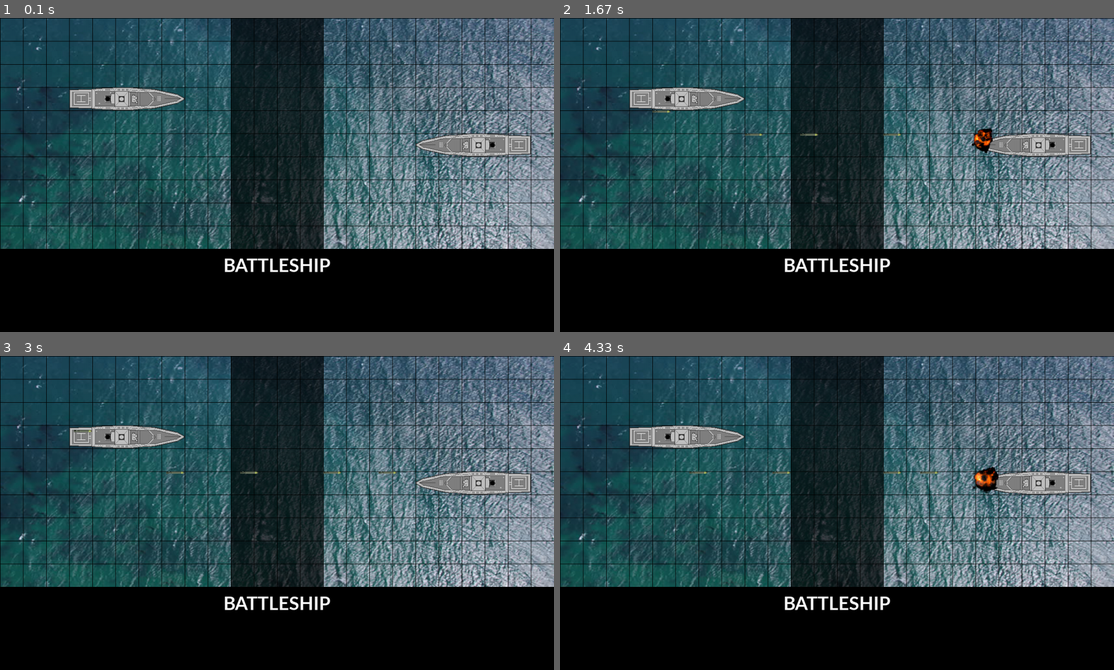
Above: before the commit, frames 1-4 (two rows, left to right).
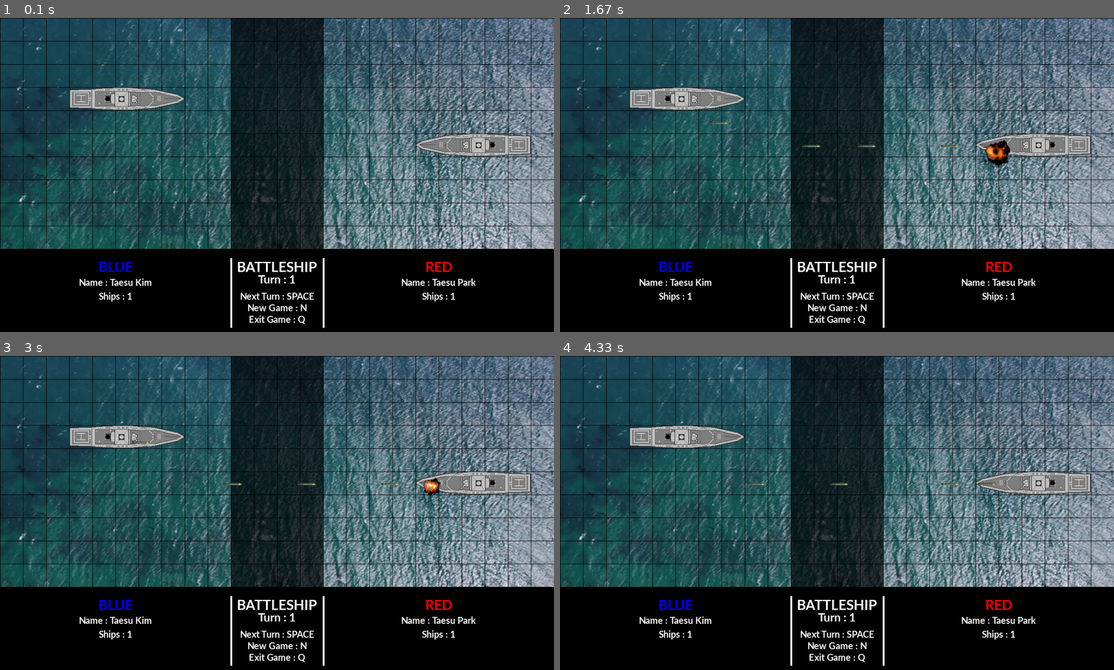
Above: after the commit, the same moments.

Repository: kimts2627/pygame_battleship
Game: pygame game, started from game.py
Two runs of this game, one before a commit and one after it. Both use one fixed random seed, a clock stepped at 60 frames per second and the inputs below.
Inputs:
- Up to frame 1 (0.1 s): no input
- Up to frame 2 (1.67 s): tap Space at 0.33, 0.73, 1.03, 1.23, 1.57 s
- Up to frame 3 (3 s): tap Space at 1.87, 2.07, 2.37, 2.63, 2.97 s
- Up to frame 4 (4.33 s): tap Space at 3.27, 3.4, 3.8, 4.1 s

The runs differ from the first frame. In frame 1, 1.9% of the frame differs, in the area x 14-86%, y 76-99%; in frame 2, 2.5%, in the area x 14-86%, y 29-99%; in frame 3, 2.2%; in frame 4, 2.3%.

Commit message:
[Frontend] <feature>: Add text at bottom
하단 게임 메뉴와 플레이어 상황판에 텍스트를 생성 하였습니다.
남은 배의 수에따라 동적으로 변하는 변수가 할당 되었습니다.

Diff:
--- /dev/null
+++ b/ai_blue.py
@@ -0,0 +1,2 @@
+# class BlueAi:
+#   def __init__(self, map):
--- a/game.py
+++ b/game.py
@@ -1,19 +1,17 @@
 import pygame as pg
 import sys
+import random
 from os import path
 from globals import *
-import random
+from ai_blue import *
+from ai_red import *
 
 pg.init()
 clock = pg.time.Clock()
-my_font = pg.font.SysFont('latobold', 40, True, False)
-message_title = my_font.render(TITLE, True, WHITE)
-title_rect = message_title.get_rect()
-title_rect.centerx = round(WIDTH / 2)
-title_rect.y = 510
-screen = pg.display.set_mode((WIDTH, HEIGHT))
-background = pg.image.load('images/background.jpeg')
-pg.display.set_caption('BATTLE-SHIP')
+turn = 1
+my_font = pg.font.SysFont('latobold', 30, True, False)
+my_font_2 = pg.font.SysFont('latobold', 25, True, False)
+my_font_3 = pg.font.SysFont('latobold', 20, True, False)
 
 back_group = pg.sprite.Group()
 red_ships = pg.sprite.Group()
@@ -21,6 +19,94 @@
 missile_group = pg.sprite.Group()
 effect_group = pg.sprite.Group()
 
+# title of game
+message_title = my_font.render(TITLE, True, WHITE)
+title_rect = message_title.get_rect()
+title_rect.centerx = round(WIDTH / 2)
+title_rect.y = 520
+# game current turn
+message_turn = my_font_2.render(TURN + f'{turn}', True, WHITE)
+turn_rect = message_turn.get_rect()
+turn_rect.centerx = round(WIDTH / 2)
+turn_rect.y = 550
+# turn progress guide
+message_next_turn = my_font_3.render(NEXT_TURN, True, WHITE)
+next_turn_rect = message_next_turn.get_rect()
+next_turn_rect.centerx = round(WIDTH / 2)
+next_turn_rect.y = 590
+# new game guide
+message_new_game = my_font_3.render(NEWGAME, True, WHITE)
+new_game_rect = message_new_game.get_rect()
+new_game_rect.centerx = round(WIDTH / 2)
+new_game_rect.y = 615
+# exit game guide
+message_exit_game = my_font_3.render(ENDGAME, True, WHITE)
+exit_game_rect = message_exit_game.get_rect()
+exit_game_rect.centerx = round(WIDTH / 2)
+exit_game_rect.y = 640
+# BLUE
+message_blue = my_font.render(BLUE_TEAM, True, BLUE)
+blue_rect = message_blue.get_rect()
+blue_rect.centerx = 250
+blue_rect.y = 520
+# BLUE_NAME
+blue_name = 'Taesu Kim'
+message_blue_name = my_font_3.render(PLAYER_NAME + blue_name, True, WHITE)
+blue_name_rect = message_blue_name.get_rect()
+blue_name_rect.centerx = 250
+blue_name_rect.y = 560
+# BLUE_SHIPS
+message_blue_ships = my_font_3.render(LEFT_SHIPS + str(len(blue_ships.sprites())), True, WHITE)
+blue_ships_rect = message_blue_ships.get_rect()
+blue_ships_rect.centerx = 250
+blue_ships_rect.y = 590
+# RED
+message_red = my_font.render(RED_TEAM, True, RED)
+red_rect = message_red.get_rect()
+red_rect.centerx = 950
+red_rect.y = 520
+# RED_NAME
+red_name = 'Taesu Park'
+message_red_name = my_font_3.render(PLAYER_NAME + red_name, True, WHITE)
+red_name_rect = message_red_name.get_rect()
+red_name_rect.centerx = 950
+red_name_rect.y = 560
+# RED_SHIPS
+message_red_ships = my_font_3.render(LEFT_SHIPS + str(len(red_ships.sprites())), True, WHITE)
+red_ships_rect = message_red_ships.get_rect()
+red_ships_rect.centerx = 950
+red_ships_rect.y = 590
+# SCREEN
+screen = pg.display.set_mode((WIDTH, HEIGHT))
+background = pg.image.load('images/background.jpeg')
+pg.display.set_caption('BATTLE-SHIP')
+
+def draw_text():
+    screen.blit(message_title, title_rect)
+    screen.blit(message_new_game, new_game_rect)
+    screen.blit(message_turn, turn_rect)
+    screen.blit(message_next_turn, next_turn_rect)
+    screen.blit(message_exit_game, exit_game_rect)
+
+    pg.draw.line(screen, WHITE, [500, 520], [500, 670], 4)
+    pg.draw.line(screen, WHITE, [700, 520], [700, 670], 4)
+
+    screen.blit(message_blue, blue_rect)
+    screen.blit(message_blue_name, blue_name_rect)
+    message_blue_ships = my_font_3.render(LEFT_SHIPS + str(len(blue_ships.sprites())), True, WHITE)
+    screen.blit(message_blue_ships, blue_ships_rect)
+    screen.blit(message_red, red_rect)
+    screen.blit(message_red_name, red_name_rect)
+    message_red_ships = my_font_3.render(LEFT_SHIPS + str(len(red_ships.sprites())), True, WHITE)
+    screen.blit(message_red_ships, red_ships_rect)
+
+
+def game_init():
+    ai_blue = MyAi('blue', '김태수')
+    ai_red = MyAi('red', '박태수')
+    ai_blue.ai_init()
+    ai_red.ai_init()
+
 class Missile(pg.sprite.Sprite):
     def __init__(self, col, row, team, target):
         pg.sprite.Sprite.__init__(self)
@@ -35,8 +121,8 @@
 
     def update(self):
         print('update!')
-        x = self.target.x
-        y = self.target.y
+        x = self.target.x + 25
+        y = self.target.y + 25
         if self.rect.x != x:
             print(f'x는 {self.rect.x}')
             if self.rect.x > x:
@@ -59,16 +145,17 @@
     def __init__(self, col, row):
         pg.sprite.Sprite.__init__(self)
         self.current_img = 1
-        self.image = pg.image.load(path.join('images', 'effects', f'explode{self.current_img}.png')).convert_alpha()
+        self.image = pg.image.load(path.join('images', 'explode', f'explode{self.current_img}.png')).convert_alpha()
         self.rect = self.image.get_rect()
         self.rect.centerx = col
         self.rect.centery = row
+
     def update(self):
-        if self.current_img < 8:
+        if self.current_img < 16:
             self.current_img += 1
-        elif self.current_img == 8:
+        elif self.current_img == 16:
             effect_group.empty()
-        self.image = pg.image.load(path.join('images', 'effects', f'explode{self.current_img}.png')).convert_alpha()
+        self.image = pg.image.load(path.join('images', 'explode', f'explode{self.current_img}.png')).convert_alpha()
 
 class Ship(pg.sprite.Sprite):
     def __init__(self, col, row, team):
@@ -79,12 +166,16 @@
         self.rect = self.image.get_rect()
         self.rect.x = col
         self.rect.y = row
-        self._layer = 1
+        self.status = 'normal'
+
     def attack(self, target):
-        x = self.rect.x
-        y = self.rect.y
+        x = self.rect.centerx
+        y = self.rect.centery
         missile = Missile(x, y, self.team, target)
         missile_group.add(missile)
+
+    def mark_to_attacked(self):
+        self.status = 'attacked'
 
 ship = Ship(150, 150, 'blue')
 blue_ships.add(ship)
@@ -92,26 +183,58 @@
 red_ships.add(ship2)
 
 class Blank(pg.sprite.Sprite):
-  def __init__(self, col, row):
-    pg.sprite.Sprite.__init__(self)
-    self.grid_x = row * TILESIZE
-    self.grid_y = col * TILESIZE
-    self.image = pg.image.load(path.join('images', 'black.png')).convert_alpha()
-    self.rect = self.image.get_rect()
-
-    self.rect.x = self.grid_x
-    self.rect.y = self.grid_y
+    def __init__(self, col, row):
+        pg.sprite.Sprite.__init__(self)
+        self.grid_x = row * TILESIZE
+        self.grid_y = col * TILESIZE
+        self.image = pg.image.load(path.join('images', 'black.png')).convert_alpha()
+        self.rect = self.image.get_rect()
+        self.rect.x = self.grid_x
+        self.rect.y = self.grid_y
 
 class Sea(pg.sprite.Sprite):
-  def __init__(self, col, row):
-    pg.sprite.Sprite.__init__(self)
-    self.grid_x = row * TILESIZE
-    self.grid_y = col * TILESIZE
-    self.image = pg.image.load(path.join('images', 'none.png')).convert_alpha()
-    self.rect = self.image.get_rect()
-
-    self.rect.x = self.grid_x
-    self.rect.y = self.grid_y
+    def __init__(self, col, row):
+        pg.sprite.Sprite.__init__(self)
+        self.grid_x = row * TILESIZE
+        self.grid_y = col * TILESIZE
+        self.image = pg.image.load(path.join('images', 'none.png')).convert_alpha()
+        self.rect = self.image.get_rect()
+        self.rect.x = self.grid_x
+        self.rect.y = self.grid_y
+        self.status = 'normal'
+
+    def set_status(self, status):
+        self.status = status
+        print(f'({self.rect.x}, {self.rect.y}) has been attacked.')
+
+class MyAi:
+    def __init__(self, team, name):
+        self.team = team
+        self.name = name or 'unnamed'
+        self.ships = []
+
+    # def set_ships_pos(self, ships_pos):
+    #     print('')
+
+    def create_ships(self):
+        SHIPS_POS = [[150, 100], [250, 50], [200, 300], [450, 150]]
+        for i in self.ships:
+            new_ship = Ship(i[0], i[1], self.team)
+            if self.team == 'blue':
+                self.ships.append(new_ship)
+
+    def attack(self):
+        print('')
+
+    def ai_action(self):
+        print('')
+
+    def ai_init(self):
+        self.create_ships()
+        print('')
+
+    def update_status(self, map):
+        print('')
 
 map_data = []
 with open('map.txt', 'r') as file:
@@ -147,7 +270,7 @@
     screen.fill(BLACK)
 
     screen.blit(background, (0, -176))
-    screen.blit(message_title, title_rect)
+    draw_text()
     draw_grid()
     red_ships.draw(screen)
     blue_ships.draw(screen)
@@ -156,5 +279,6 @@
     effect_group.draw(screen)
     effect_group.update()
     pg.display.update()
+
 pg.quit()
 sys.exit()
--- a/globals.py
+++ b/globals.py
@@ -5,6 +5,18 @@
 WIDTH = 1200
 HEIGHT = 700
 FPS = 60
+
 WHITE = (255, 255, 255)
 BLACK = (0, 0, 0)
+BLUE = (0, 0, 255)
+RED = (255, 0, 0)
+
 TITLE = "BATTLESHIP"
+NEWGAME = "New Game : N"
+NEXT_TURN = "Next Turn : SPACE"
+ENDGAME = "Exit Game : Q"
+TURN = "Turn : "
+BLUE_TEAM = "BLUE"
+RED_TEAM = "RED"
+LEFT_SHIPS = "Ships : "
+PLAYER_NAME = "Name : "
Renamed: images/effects/explode1.png -> images/explode/explode1.png
Renamed: images/effects/explode5.png -> images/explode/explode10.png
Renamed: images/effects/explode6.png -> images/explode/explode11.png
Binary file added: images/explode/explode12.png
Renamed: images/effects/explode7.png -> images/explode/explode13.png
Binary file added: images/explode/explode14.png
Renamed: images/effects/explode8.png -> images/explode/explode15.png
Binary file added: images/explode/explode16.png
Binary file added: images/explode/explode2.png
Renamed: images/effects/explode2.png -> images/explode/explode3.png
Binary file added: images/explode/explode4.png
Renamed: images/effects/explode3.png -> images/explode/explode5.png
(and 4 more such lines)
